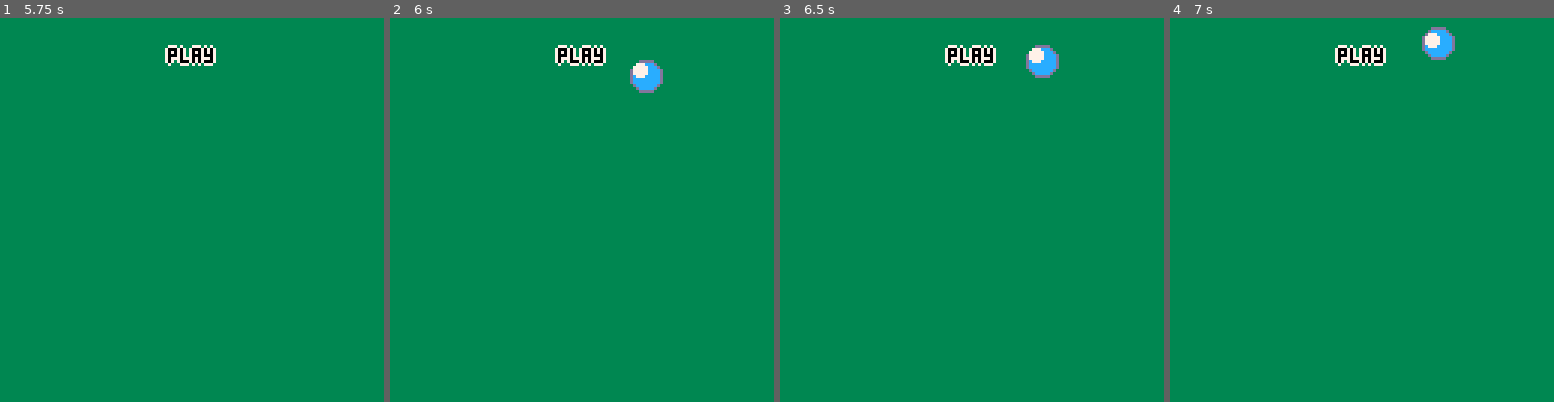
Above: before the commit, frames 1-4 (left to right).
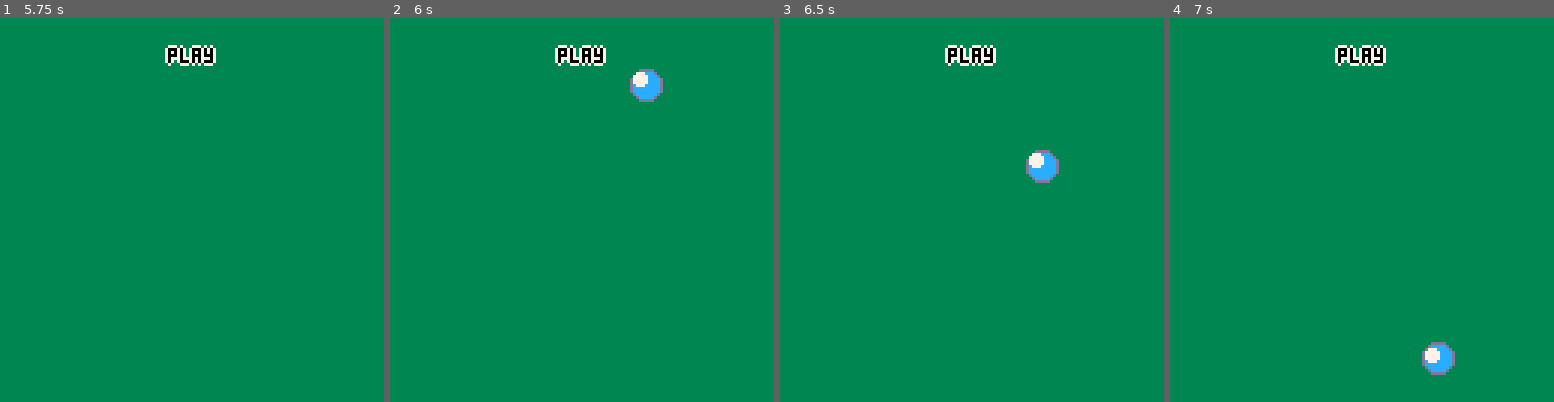
Above: after the commit, the same moments.

Repository: escargames/Anthrax
Game: PICO-8 cartridge Anthrax.p8
Same seed, same stepped clock (60 frames per second), same inputs: the game is played once before the commit and once after it.
Inputs:
- Up to frame 1 (5.75 s): hold Left 1.97-2.37 s; hold Right 2.87-3.53 s; hold Up 3.58-4.08 s; hold Right 4.13-4.53 s; hold Left from 5.13 s (still down)
- Up to frame 2 (6 s): release Left at 5.8 s; hold Up from 5.85 s (still down)
- Up to frame 3 (6.5 s): release Up at 6.18 s; hold Left from 6.23 s (still down)
- Up to frame 4 (7 s): release Left at 6.63 s

Frame 1 is identical in both runs. In frame 2, 0.6% of the frame differs, in the area x 62-72%, y 10-22%; in frame 3, 1.2%, in the area x 64-73%, y 7-43%; in frame 4, 1.2%.

Commit message:
falling and rebouncing

Diff:
--- a/Anthrax.p8
+++ b/Anthrax.p8
@@ -33,6 +33,7 @@
     end
 
     foreach(ball_list, function(b)
+      b.vy += 5
       b.x += b.vx / 30
       b.y += b.vy / 30
       if b.vx < 0 and (b.x - b.r) < 0 then
@@ -43,6 +44,7 @@
       end
        if b.vy > 0 and (b.y + b.r) > 128 then
         b.vy = - b.vy
+        b.y -= 2*(b.y + b.r - 128)
       end
     end)
     --
